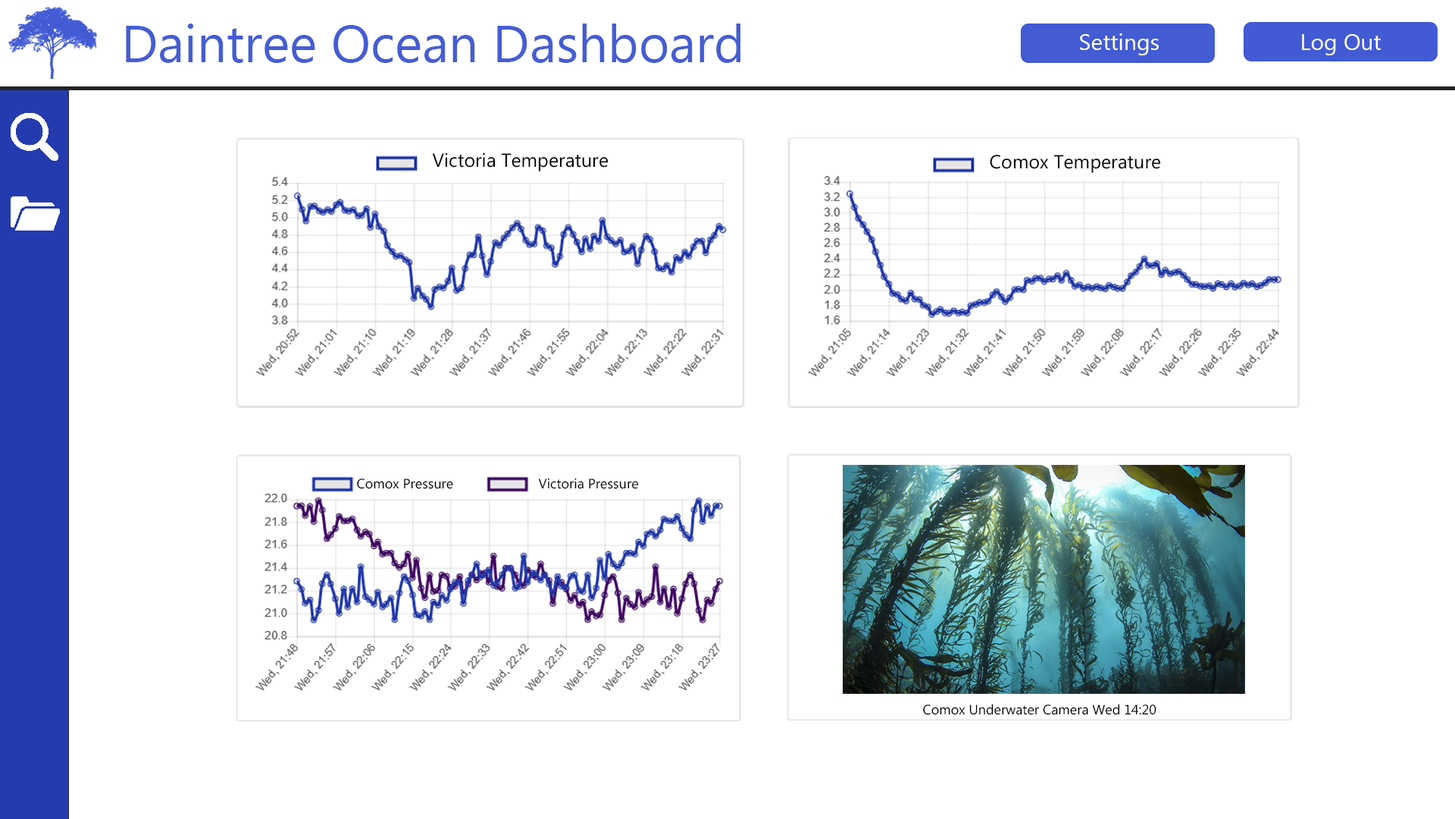
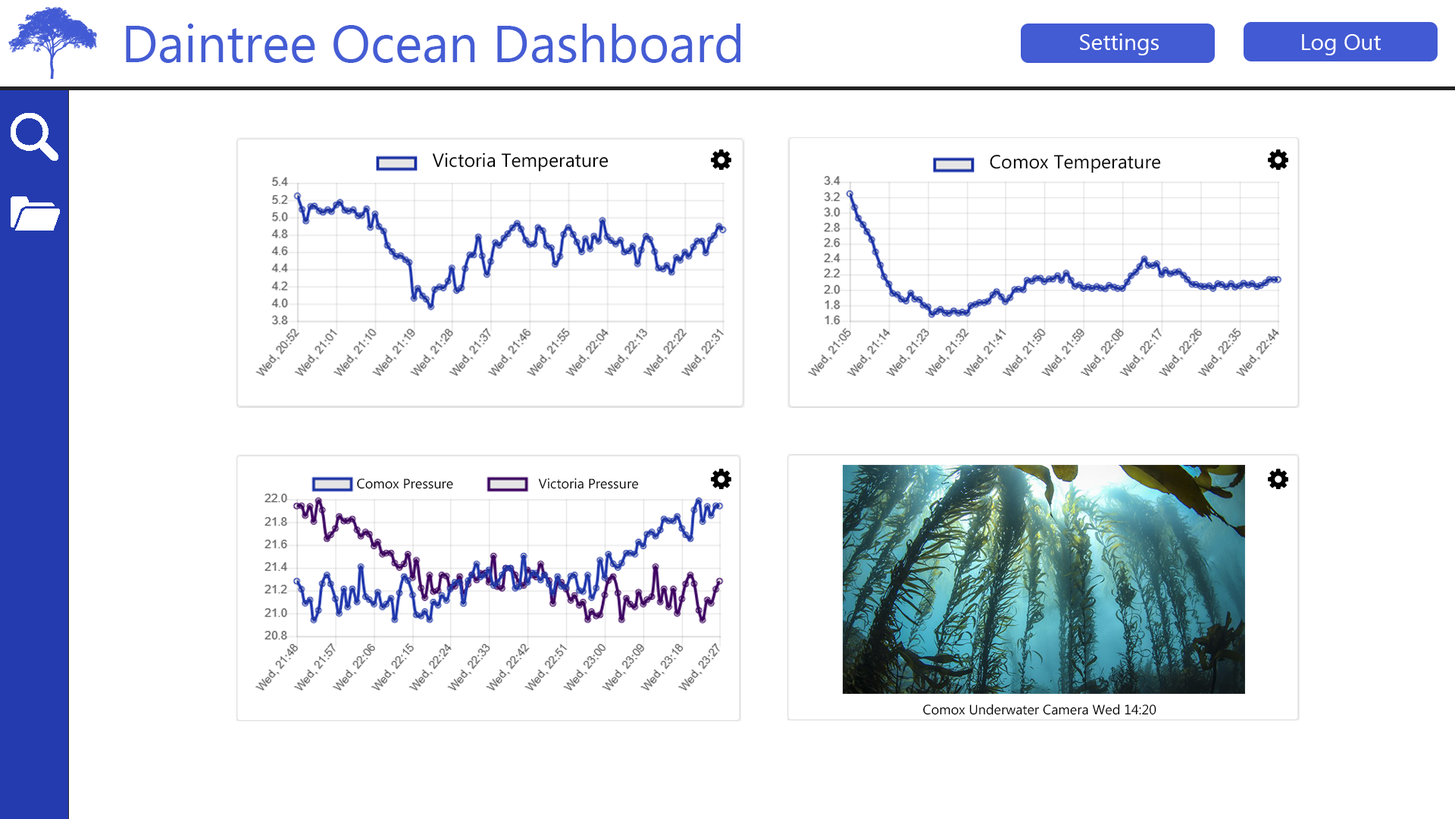
Layers edited between the first and the second 1455×819 image:
added layer "cog copy 3" above "cog copy 2" over (710, 468, 732, 489)
added layer "cog copy 2" above "cog copy" over (1268, 468, 1289, 489)
added layer "cog copy" above "cog" over (710, 149, 732, 170)
added layer "cog" above "9a2d7afe66eb44fcac6320ae67470886" over (1268, 149, 1289, 170)
painted on "Rectangle 5" (1st of 2, in "Picture") over (1278, 471, 1289, 489)
painted on "Layer 4" (1st of 2, in "Picture") over (1268, 453, 1300, 721)
